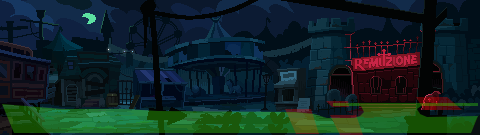
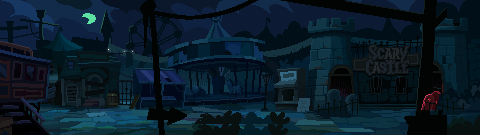
Layers edited between the first and the second 480 x 135 image:
hid group "Areas" (6 layers) over [2, 97, 478, 135]
hid "RemizioneLight.png", painted on it over [327, 30, 443, 118]
painted on "Background" over [351, 37, 441, 109]
